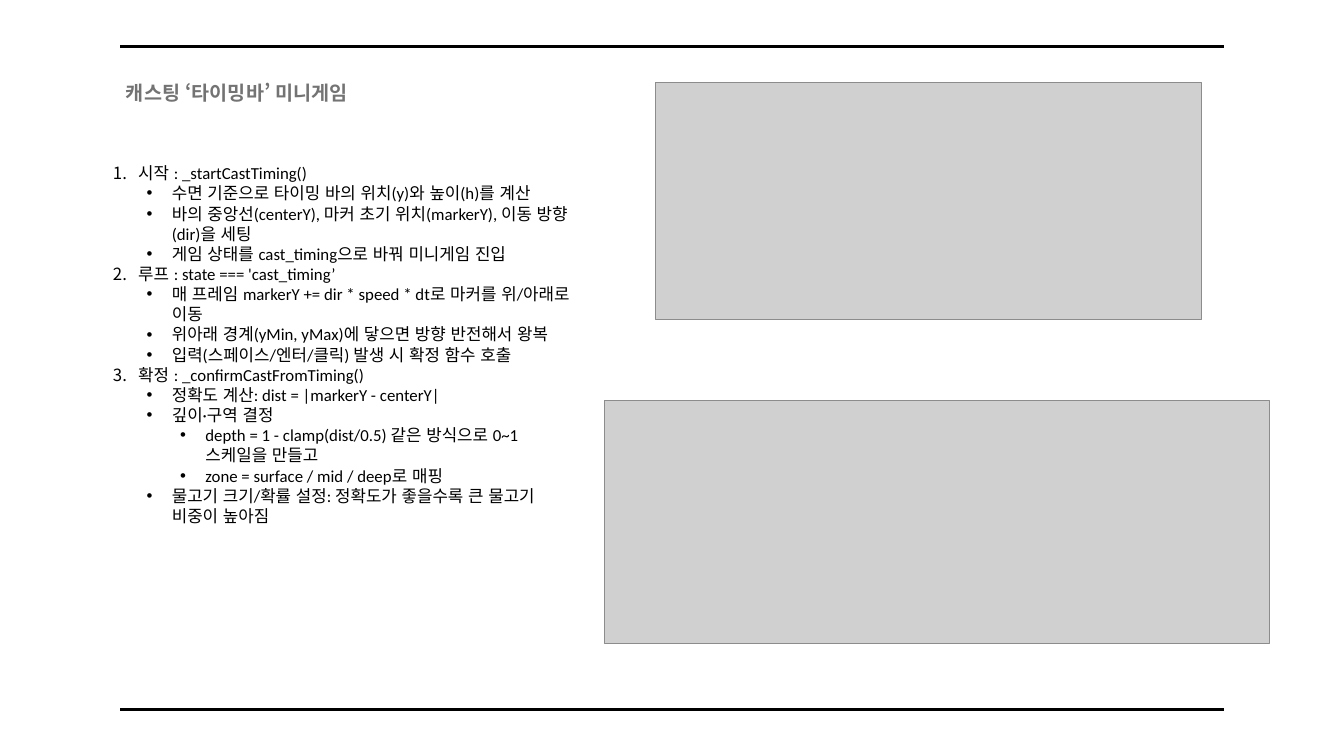
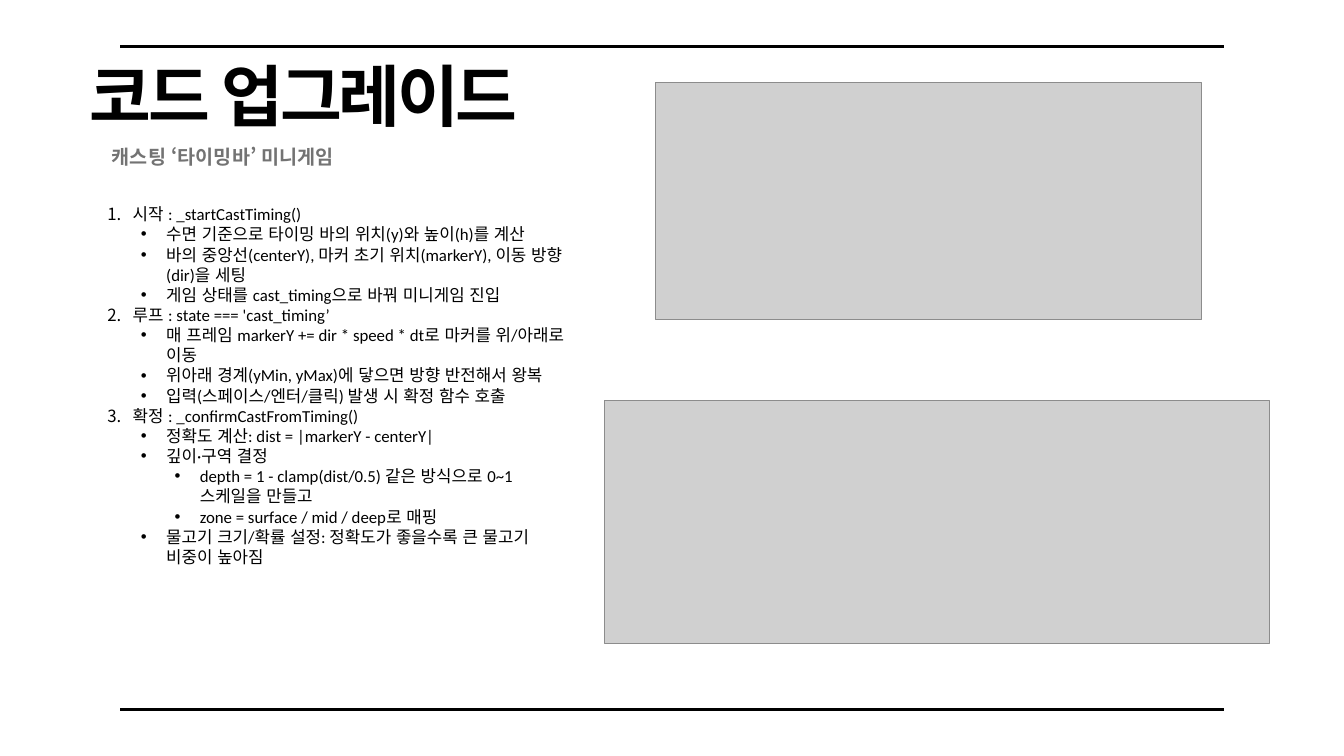
Before and after one commit to qkrtkdals962/gamp, a slide deck: slide 16 of 게임프로그래밍.pptx (slide 15 before the commit). Drawn at 1344x756 pixels with LibreOffice and Linux fonts; fonts in the diff are those of the drawing; grey boxes stand for pictures. Boxes give left, top, right and bottom in pixels: in the first picture for what was removed or moved away, otherwise in the second. Text is boxed around its words. In the diff, an @@ line names an element or a change of style, - is before the commit and + after.

```diff
--- a/게임프로그래밍.pptx
+++ b/게임프로그래밍.pptx
@@ text added at (90,64,518,127), 72 pt, text #000000, bold @@
+코드 업그레이드
@@ text "캐스팅 ‘타이밍바’ 미니게임": place and size @@
-text "캐스팅 ‘타이밍바’ 미니게임" at (126,83,348,102)
+text "캐스팅 ‘타이밍바’ 미니게임" at (112,147,334,166)
@@ text "시작 : _startCastTiming()": place and size @@
-text "시작 : _startCastTiming()" at (138,165,569,524)
+text "시작 : _startCastTiming()" at (133,206,564,565)
```
Also in this commit, not shown: 3 other slides changed, 1 slide added, 1 other file.
